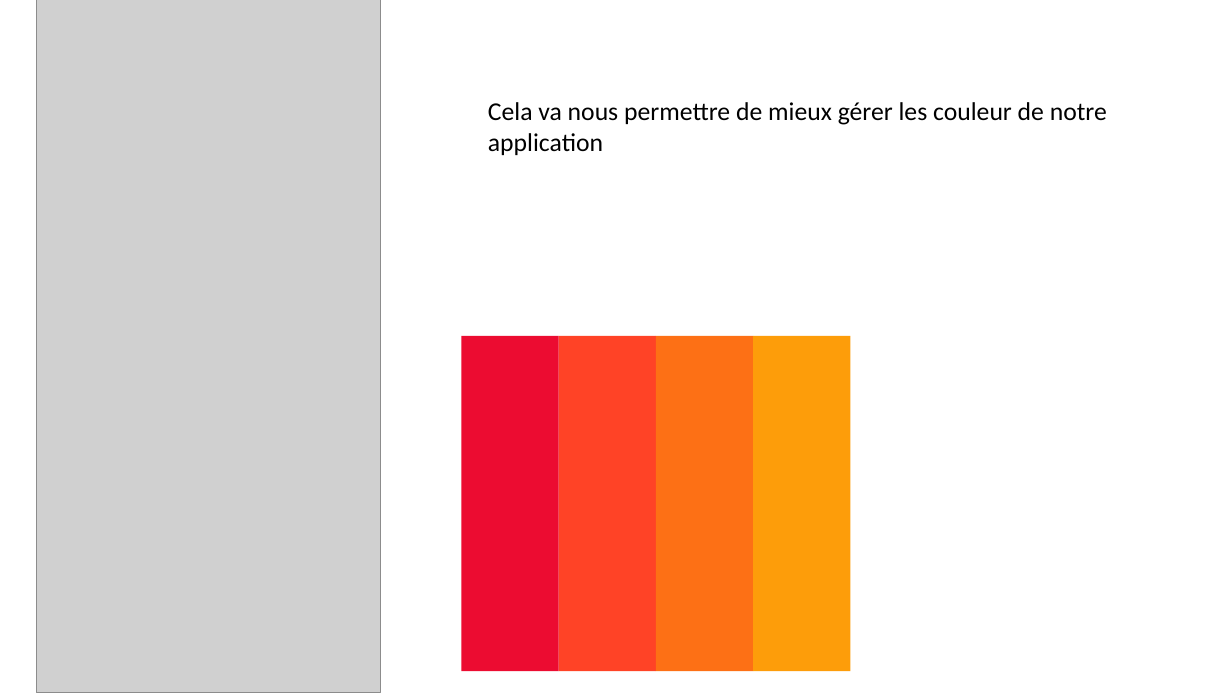
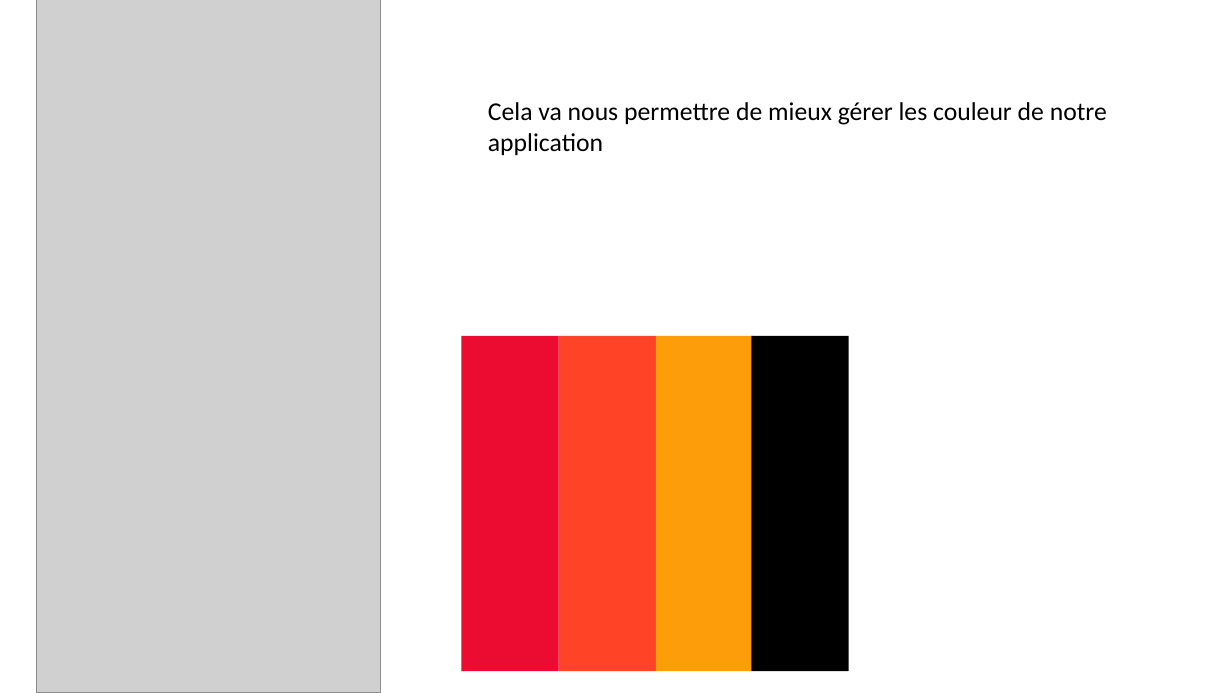
Before and after one commit to sangaremodibo57/G-n-ration-automatique-des-groupes-apprenants, a slide deck: slide 2 of CODE COULEUR.pptx. Drawn at 1232x693 pixels with LibreOffice and Linux fonts; fonts in the diff are those of the drawing; grey boxes stand for pictures. Boxes give left, top, right and bottom in pixels: in the first picture for what was removed or moved away, otherwise in the second. Text is boxed around its words. In the diff, an @@ line names an element or a change of style, - is before the commit and + after.

```diff
--- a/CODE COULEUR.pptx
+++ b/CODE COULEUR.pptx
@@ rectangle: place and size @@
-rectangle at <box>753,336,850,672</box>
+rectangle at <box>656,336,753,672</box>
@@ rectangle: place and size @@
-rectangle at <box>656,336,753,672</box>
+rectangle at <box>751,336,848,672</box>
@@ rectangle at <box>751,336,848,672</box>: fill #FD7015 to #000000 @@
```
Also in this commit, not shown: 1 other file.
